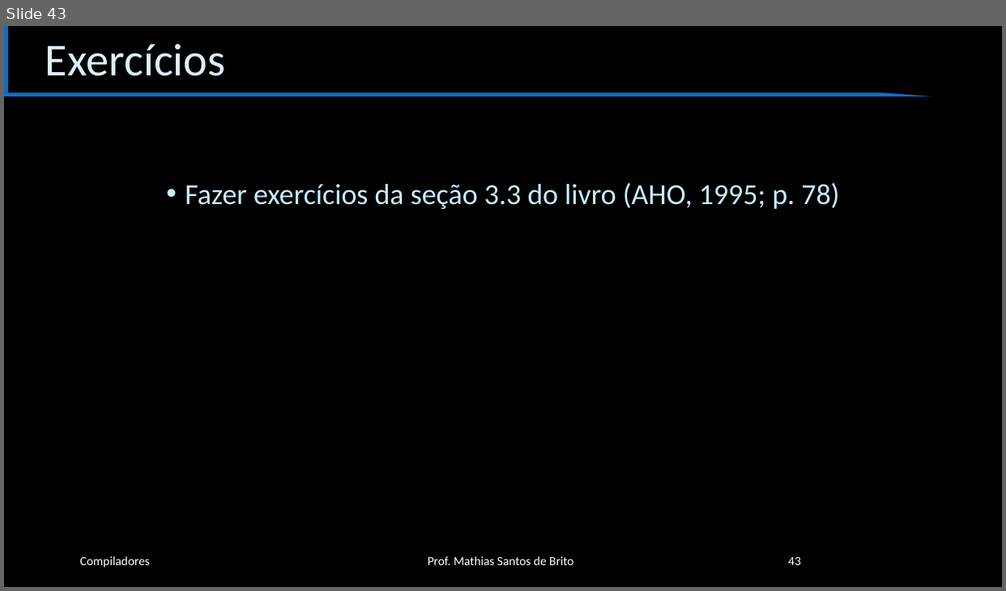
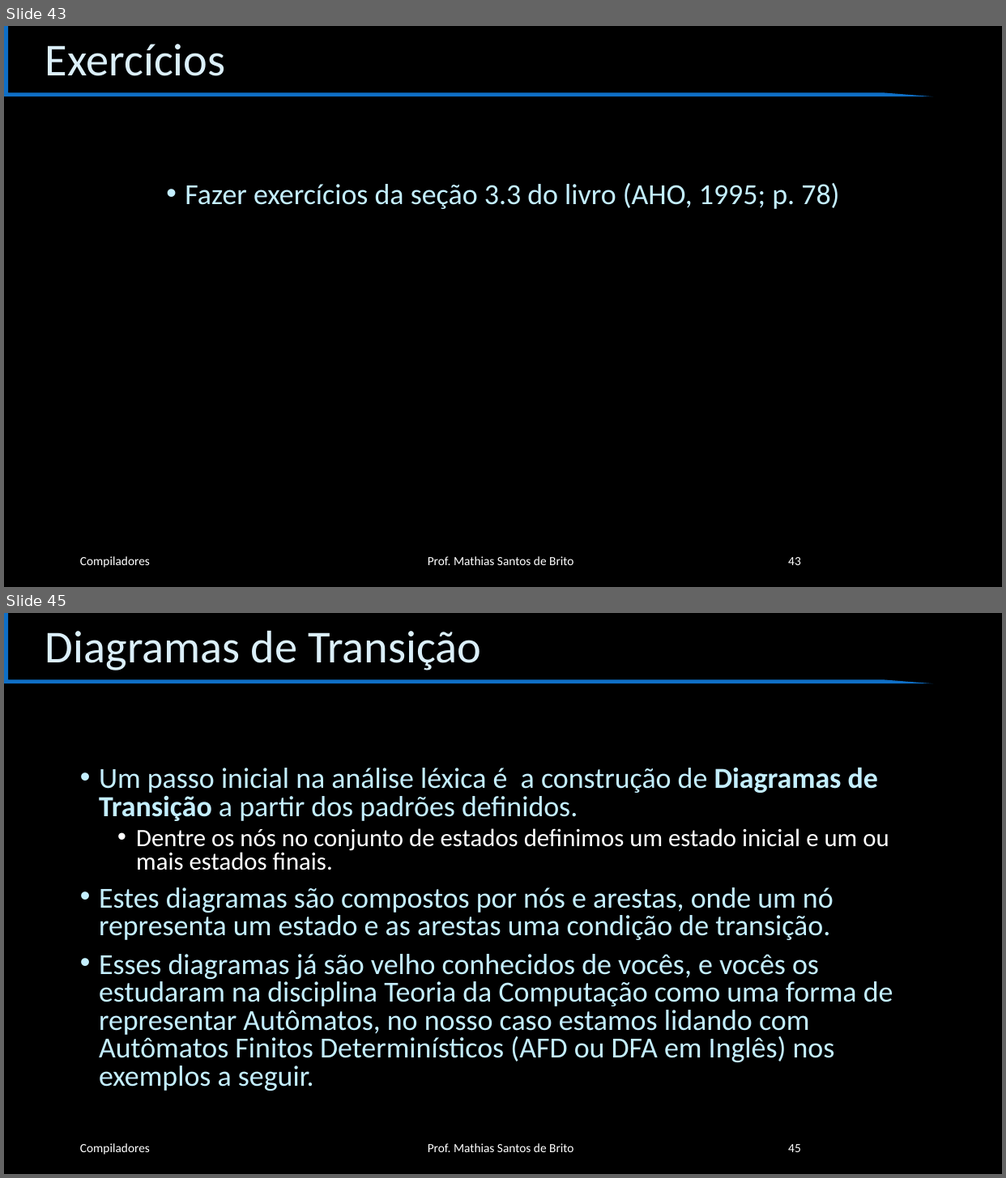
Before and after one commit to cet058-Org/2019.1, a slide deck: slides.pptx. Shown one above the other, each under a label of ours: slide 43 before the commit, slides 43 and 45 after it; the slides between them are not shown. The pictures are 1006x591 and 1006x1178 pixels, drawn with LibreOffice and Linux fonts; fonts in the diff are those of the drawing; background and template pictures are left out. Boxes give left, top, right and bottom in pixels: in the first picture for what was removed or moved away, otherwise in the second. Text is boxed around its words. In the diff, an @@ line names an element or a change of style, - is before the commit and + after.

```diff
--- a/slides.pptx
+++ b/slides.pptx
@@ slide 45 added at box(4, 613, 1002, 1174), background #000000; not listed: 1 template element that a slide beside it also shows @@
@@ title added at box(45, 630, 482, 671), 44 pt, text #DBEFF9 @@
+Diagramas de Transição
@@ text added at box(99, 767, 893, 1091), 28 pt, text #C4EFFF @@
+• Um passo inicial na análise léxica é a construção de Diagramas de Transição a partir dos padrões definidos.
+  • Dentre os nós no conjunto de estados definimos um estado inicial e um ou mais estados finais.
+• Estes diagramas são compostos por nós e arestas, onde um nó representa um estado e as arestas uma condição de transição.
+• Esses diagramas já são velho conhecidos de vocês, e vocês os estudaram na disciplina Teoria da Computação como uma forma de representar Autômatos, no nosso caso estamos lidando com Autômatos Finitos Determinísticos (AFD ou DFA em Inglês) nos exemplos a seguir.
@@ text added at box(80, 1144, 150, 1155), 12 pt, text #FFFFFF @@
+Compiladores
@@ text added at box(428, 1144, 573, 1152), 12 pt, text #FFFFFF @@
+Prof. Mathias Santos de Brito
@@ page number added at box(788, 1144, 801, 1152), 12 pt, text #FFFFFF @@
+45
```
Also in this commit, not shown: 7 other slides added, 1 other file.
